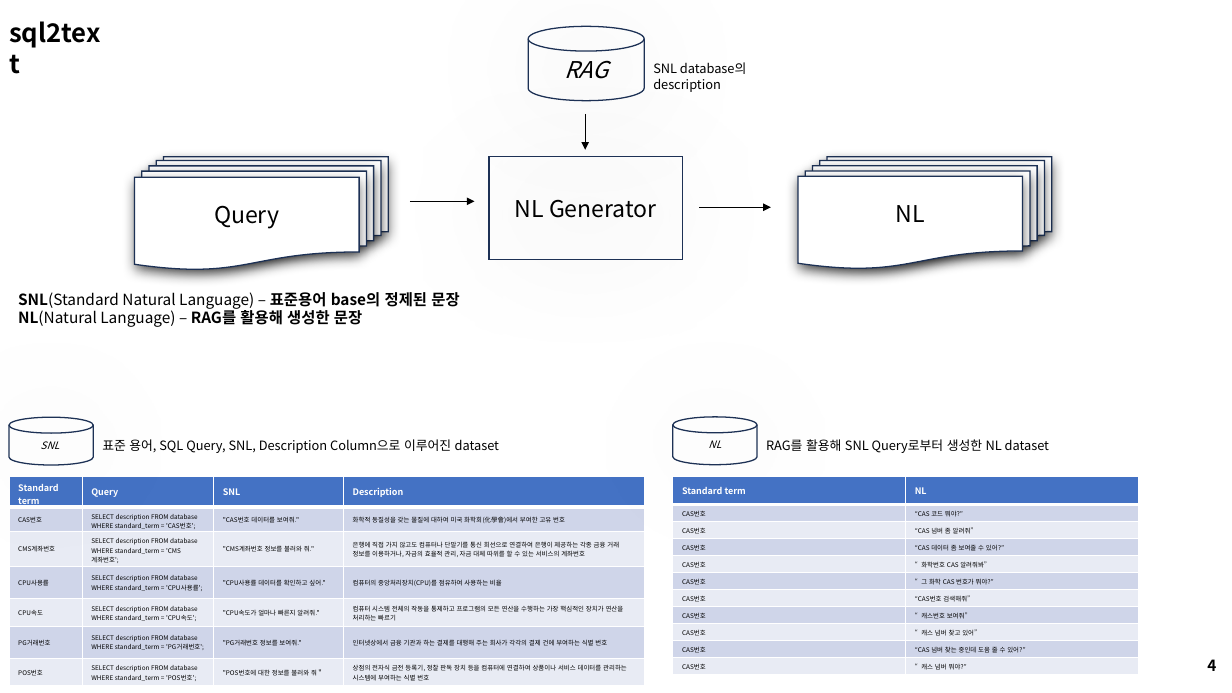
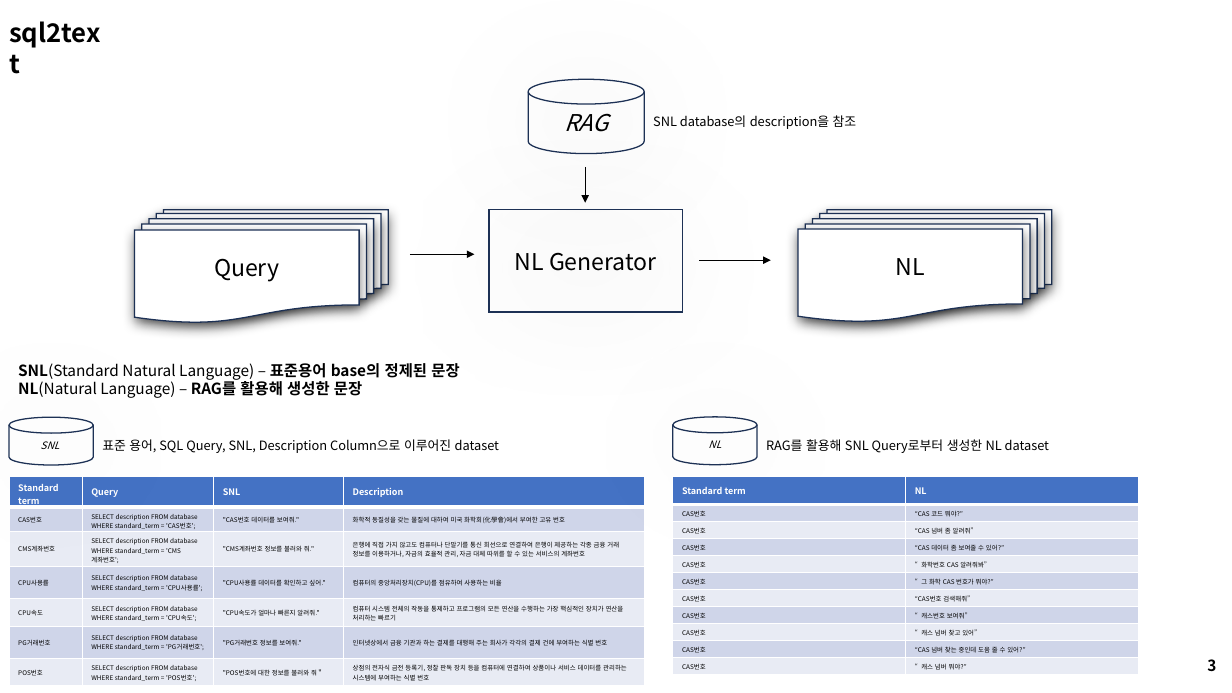
Before and after one commit to seungdeng/DELab, a slide deck: slide 3 of PPT/DSLab_이승건_특허.pptx (slide 4 before the commit). Drawn at 1232x693 pixels with LibreOffice and Linux fonts; fonts in the diff are those of the drawing. Boxes give left, top, right and bottom in pixels: in the first picture for what was removed or moved away, otherwise in the second. Text is boxed around its words. In the diff, an @@ line names an element or a change of style, - is before the commit and + after.

```diff
--- a/PPT/DSLab_이승건_특허.pptx
+++ b/PPT/DSLab_이승건_특허.pptx
@@ text at (653, 115, 857, 129): text changed @@
-SNL database의 description
+SNL database의 description을 참조
@@ 7 flow chart documents, 3 arrows, 1 rectangle, 1 cylinder: place and size @@
-7 flow chart documents, 3 arrows, 1 rectangle, 1 cylinder at (135, 26, 1052, 271)
+7 flow chart documents, 3 arrows, 1 rectangle, 1 cylinder at (135, 79, 1052, 323)
@@ 3 flow chart documents: place and size @@
-3 flow chart documents at (156, 161, 1044, 270)
+3 flow chart documents at (156, 213, 1044, 323)
@@ text "SNL(Standard Natural Language) – 표준용어 ...": place and size @@
-text "SNL(Standard Natural Language) – 표준용어 ..." at (18, 292, 459, 327)
+text "SNL(Standard Natural Language) – 표준용어 ..." at (18, 363, 459, 398)
@@ text at (1207, 659, 1216, 672): text changed @@
-4
+3
```
Also in this commit, not shown: 4 other slides changed, 1 slide removed.
